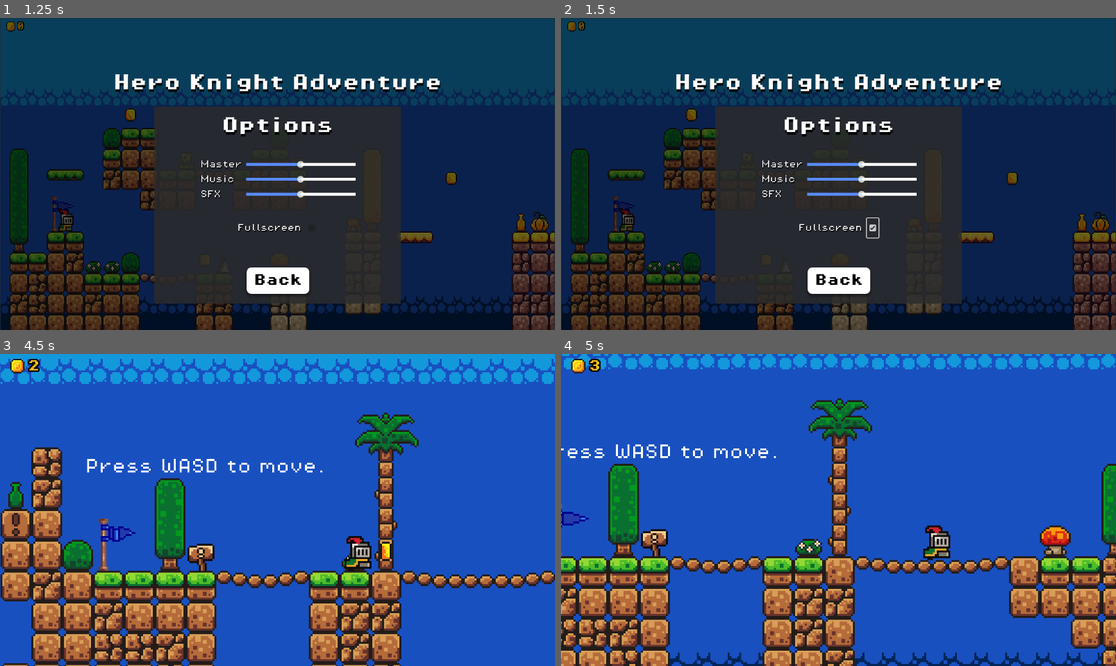
Above: before the commit, frames 1-4 (two rows, left to right).
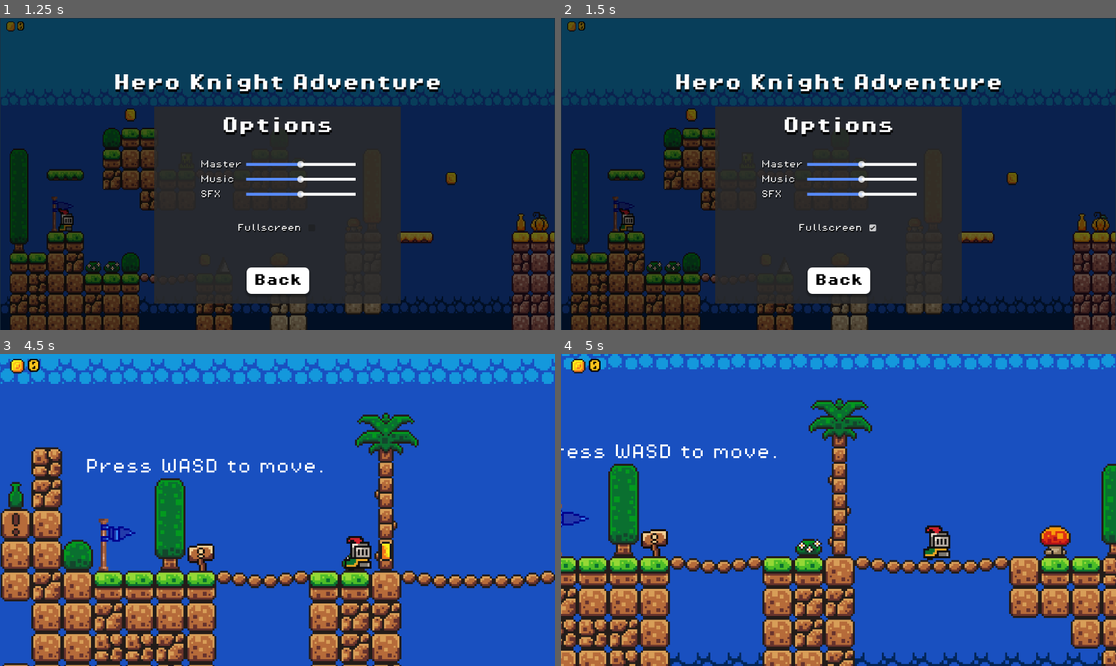
Above: after the commit, the same moments.

Repository: Dary30/hero-knight-adventure
Game: Godot game, scene res://src/ui/main_menu.tscn
Same seed, same stepped clock (60 frames per second), same inputs: the game is played once before the commit and once after it.
Inputs (mouse positions are in pixels of both pictures, inside the frame that each line leads up to):
- Up to frame 1 (1.25 s): click "Options" at 0.5 s
- Up to frame 2 (1.5 s): click (871, 227) at 1.25 s
- Up to frame 3 (4.5 s): click "Back" at 2 s; click "Play" at 2.75 s; tap Space (jump) at 3.5, 3.77, 4.25 s; hold D (move_right) from 3.53 s (still down)
- Up to frame 4 (5 s): keep holding D (move_right); tap Space (jump) at 4.52 s

Frame 1 is identical in both runs. In frame 2, less than 0.1% of the frame differs, in the area x 54-58%, y 63-71%; in frame 3, less than 0.1%; in frame 4, less than 0.1%.

Commit message:
Sync option menu across scenes
-synced the volume sliders and fullscreen checkbox between main_menu.tscn and pause_menu.tscn
-created a scene for GameManager

Diff:
--- a/src/audio/volume_slider.gd
+++ b/src/audio/volume_slider.gd
@@ -8,7 +8,23 @@
 func _ready() -> void:
 	bus_id = AudioServer.get_bus_index(bus_name)
 
+	match bus_name:
+		"Master":
+			value = GameManager.master_volume
+		"Music":
+			value = GameManager.music_volume
+		"SFX":
+			value = GameManager.sfx_volume
+
 
 func _on_value_changed(new_value: float) -> void:
 	var db = linear_to_db(new_value)
 	AudioServer.set_bus_volume_db(bus_id, db)
+
+	match bus_name:
+		"Master":
+			GameManager.master_volume = value
+		"Music":
+			GameManager.music_volume = value
+		"SFX":
+			GameManager.sfx_volume = value
--- a/src/globals/game_manager.gd
+++ b/src/globals/game_manager.gd
@@ -5,6 +5,10 @@
 var player: Player
 var coins: int = 0
 var current_checkpoint: Checkpoint
+var master_volume: float = 0.5
+var music_volume: float = 0.5
+var sfx_volume: float = 0.5
+var is_fullscreen: bool = false
 
 
 func respawn_player():
--- /dev/null
+++ b/src/globals/game_manager.tscn
@@ -0,0 +1,6 @@
+[gd_scene load_steps=2 format=3 uid="uid://b6h6gxg3cy1bf"]
+
+[ext_resource type="Script" uid="uid://6svpc7mr1rmi" path="res://src/globals/game_manager.gd" id="1_syt5a"]
+
+[node name="GameManager" type="Node"]
+script = ExtResource("1_syt5a")
--- a/src/levels/level_0.tscn
+++ b/src/levels/level_0.tscn
@@ -1,6 +1,6 @@
 [gd_scene load_steps=16 format=4 uid="uid://cxr50oxeme7c"]
 
-[ext_resource type="Script" uid="uid://6svpc7mr1rmi" path="res://src/globals/game_manager.gd" id="1_p6rmu"]
+[ext_resource type="PackedScene" uid="uid://b6h6gxg3cy1bf" path="res://src/globals/game_manager.tscn" id="1_mv7ds"]
 [ext_resource type="PackedScene" uid="uid://unsfsl1nuo3c" path="res://src/ui/hud.tscn" id="2_34hum"]
 [ext_resource type="PackedScene" uid="uid://cv6y0ycynew2w" path="res://src/ui/pause_menu.tscn" id="3_mv7ds"]
 [ext_resource type="PackedScene" uid="uid://165lto56x54j" path="res://src/characters/player.tscn" id="3_vhkxn"]
@@ -184,9 +184,8 @@
 
 [node name="Level0" type="Node2D"]
 
-[node name="GameManager" type="Node" parent="."]
+[node name="GameManager" parent="." instance=ExtResource("1_mv7ds")]
 unique_name_in_owner = true
-script = ExtResource("1_p6rmu")
 
 [node name="HUD" parent="." instance=ExtResource("2_34hum")]
 
@@ -355,5 +354,3 @@
 
 [node name="GreenSlime" parent="Enemies/Slimes" instance=ExtResource("9_4qqfl")]
 position = Vector2(617, 467)
-
-[connection signal="coins_updated" from="GameManager" to="HUD" method="_update_coin_display"]
--- a/src/ui/fullscreen_control.gd
+++ b/src/ui/fullscreen_control.gd
@@ -1,7 +1,13 @@
 extends CheckBox
 
 
+func _ready() -> void:
+	button_pressed = GameManager.is_fullscreen
+
+
 func _on_toggled(toggled_on: bool) -> void:
+	GameManager.is_fullscreen = toggled_on
+
 	if toggled_on == true:
 		DisplayServer.window_set_mode(DisplayServer.WINDOW_MODE_FULLSCREEN)
 	else:
--- a/src/ui/main_menu.tscn
+++ b/src/ui/main_menu.tscn
@@ -26,6 +26,8 @@
 color = Color(0.346187, 0.547705, 1, 1)
 thickness = 6
 
+[sub_resource type="StyleBoxEmpty" id="StyleBoxEmpty_vob5f"]
+
 [node name="MainMenu" type="Control"]
 layout_mode = 3
 anchors_preset = 15
@@ -218,7 +220,6 @@
 theme_override_styles/grabber_area_highlight = SubResource("StyleBoxLine_f0s2b")
 max_value = 1.0
 step = 0.001
-value = 0.5
 script = ExtResource("4_5mgu5")
 bus_name = "Master"
 
@@ -239,7 +240,6 @@
 theme_override_styles/grabber_area_highlight = SubResource("StyleBoxLine_f0s2b")
 max_value = 1.0
 step = 0.001
-value = 0.5
 script = ExtResource("4_5mgu5")
 bus_name = "Music"
 
@@ -261,7 +261,6 @@
 theme_override_styles/grabber_area_highlight = SubResource("StyleBoxLine_f0s2b")
 max_value = 1.0
 step = 0.001
-value = 0.5
 script = ExtResource("4_5mgu5")
 bus_name = "SFX"
 
@@ -290,6 +289,7 @@
 
 [node name="CheckBox" type="CheckBox" parent="OptionMenu/HBoxContainer"]
 layout_mode = 2
+theme_override_styles/focus = SubResource("StyleBoxEmpty_vob5f")
 script = ExtResource("5_h03rr")
 
 [connection signal="pressed" from="MainButtons/Play" to="." method="_on_play_pressed"]
--- a/src/ui/pause_menu.gd
+++ b/src/ui/pause_menu.gd
@@ -1,13 +1,15 @@
 extends CanvasLayer
 
 @onready var pause_menu: CanvasLayer = $"."
-@onready var pause_buttons: Panel = $Panel
+@onready var pause_buttons: Panel = $PausePanel
 @onready var option_menu: Panel = $OptionMenu
 
 
 func _ready() -> void:
 	pause_menu.visible = false
 	option_menu.visible = false
+	print("Music volume: ", AudioServer.get_bus_volume_db(AudioServer.get_bus_index("Music")))
+
 
 
 func _input(event: InputEvent) -> void:
--- a/src/ui/pause_menu.tscn
+++ b/src/ui/pause_menu.tscn
@@ -24,11 +24,13 @@
 color = Color(0.346187, 0.547705, 1, 1)
 thickness = 6
 
+[sub_resource type="StyleBoxEmpty" id="StyleBoxEmpty_i6wv5"]
+
 [node name="PauseMenu" type="CanvasLayer"]
 process_mode = 3
 script = ExtResource("1_kcxqm")
 
-[node name="Panel" type="Panel" parent="."]
+[node name="PausePanel" type="Panel" parent="."]
 anchors_preset = 8
 anchor_left = 0.5
 anchor_top = 0.5
@@ -42,7 +44,7 @@
 grow_vertical = 2
 theme_override_styles/panel = SubResource("StyleBoxFlat_mmpqy")
 
-[node name="Paused" type="Label" parent="Panel"]
+[node name="Paused" type="Label" parent="PausePanel"]
 layout_mode = 1
 anchors_preset = 10
 anchor_right = 1.0
@@ -56,7 +58,7 @@
 horizontal_alignment = 1
 vertical_alignment = 1
 
-[node name="PausedButtons" type="VBoxContainer" parent="Panel"]
+[node name="PausedButtons" type="VBoxContainer" parent="PausePanel"]
 layout_mode = 1
 anchors_preset = 8
 anchor_left = 0.5
@@ -71,7 +73,7 @@
 grow_vertical = 2
 theme_override_constants/separation = 10
 
-[node name="Resume" type="Button" parent="Panel/PausedButtons"]
+[node name="Resume" type="Button" parent="PausePanel/PausedButtons"]
 layout_mode = 2
 size_flags_vertical = 3
 theme_override_colors/font_hover_color = Color(0, 0, 0, 1)
@@ -86,7 +88,7 @@
 theme_override_styles/normal = ExtResource("5_ww1cn")
 text = "Resume"
 
-[node name="Options" type="Button" parent="Panel/PausedButtons"]
+[node name="Options" type="Button" parent="PausePanel/PausedButtons"]
 layout_mode = 2
 size_flags_vertical = 3
 theme_override_colors/font_hover_color = Color(0, 0, 0, 1)
@@ -101,7 +103,7 @@
 theme_override_styles/normal = ExtResource("5_ww1cn")
 text = "Options"
 
-[node name="MainMenu" type="Button" parent="Panel/PausedButtons"]
+[node name="MainMenu" type="Button" parent="PausePanel/PausedButtons"]
 layout_mode = 2
 size_flags_vertical = 3
 theme_override_colors/font_hover_color = Color(0, 0, 0, 1)
@@ -116,7 +118,7 @@
 theme_override_styles/normal = ExtResource("5_ww1cn")
 text = "Main Menu"
 
-[node name="Quit" type="Button" parent="Panel/PausedButtons"]
+[node name="Quit" type="Button" parent="PausePanel/PausedButtons"]
 layout_mode = 2
 size_flags_vertical = 3
 theme_override_colors/font_hover_color = Color(0, 0, 0, 1)
@@ -223,7 +225,6 @@
 theme_override_styles/grabber_area_highlight = SubResource("StyleBoxLine_nqe8q")
 max_value = 1.0
 step = 0.001
-value = 0.5
 script = ExtResource("8_s6qu5")
 bus_name = "Master"
 
@@ -244,7 +245,6 @@
 theme_override_styles/grabber_area_highlight = SubResource("StyleBoxLine_nqe8q")
 max_value = 1.0
 step = 0.001
-value = 0.5
 script = ExtResource("8_s6qu5")
 bus_name = "Music"
 
@@ -266,7 +266,6 @@
 theme_override_styles/grabber_area_highlight = SubResource("StyleBoxLine_nqe8q")
 max_value = 1.0
 step = 0.001
-value = 0.5
 script = ExtResource("8_s6qu5")
 bus_name = "SFX"
 
@@ -295,12 +294,13 @@
 
 [node name="CheckBox" type="CheckBox" parent="OptionMenu/HBoxContainer"]
 layout_mode = 2
+theme_override_styles/focus = SubResource("StyleBoxEmpty_i6wv5")
 script = ExtResource("9_nl24f")
 
-[connection signal="pressed" from="Panel/PausedButtons/Resume" to="." method="_on_resume_pressed"]
-[connection signal="pressed" from="Panel/PausedButtons/Options" to="." method="_on_options_pressed"]
-[connection signal="pressed" from="Panel/PausedButtons/MainMenu" to="." method="_on_main_menu_pressed"]
-[connection signal="pressed" from="Panel/PausedButtons/Quit" to="." method="_on_quit_pressed"]
+[connection signal="pressed" from="PausePanel/PausedButtons/Resume" to="." method="_on_resume_pressed"]
+[connection signal="pressed" from="PausePanel/PausedButtons/Options" to="." method="_on_options_pressed"]
+[connection signal="pressed" from="PausePanel/PausedButtons/MainMenu" to="." method="_on_main_menu_pressed"]
+[connection signal="pressed" from="PausePanel/PausedButtons/Quit" to="." method="_on_quit_pressed"]
 [connection signal="pressed" from="OptionMenu/MarginContainer/Back" to="." method="_on_back_pressed"]
 [connection signal="value_changed" from="OptionMenu/GridContainer2/MasterSlider" to="OptionMenu/GridContainer2/MasterSlider" method="_on_value_changed"]
 [connection signal="value_changed" from="OptionMenu/GridContainer2/MusicSlider" to="OptionMenu/GridContainer2/MusicSlider" method="_on_value_changed"]
Not shown: 1 places in src/ui/main_menu.tscn that only renumber resources
Not shown: 1 places in src/ui/pause_menu.tscn that only renumber resources
